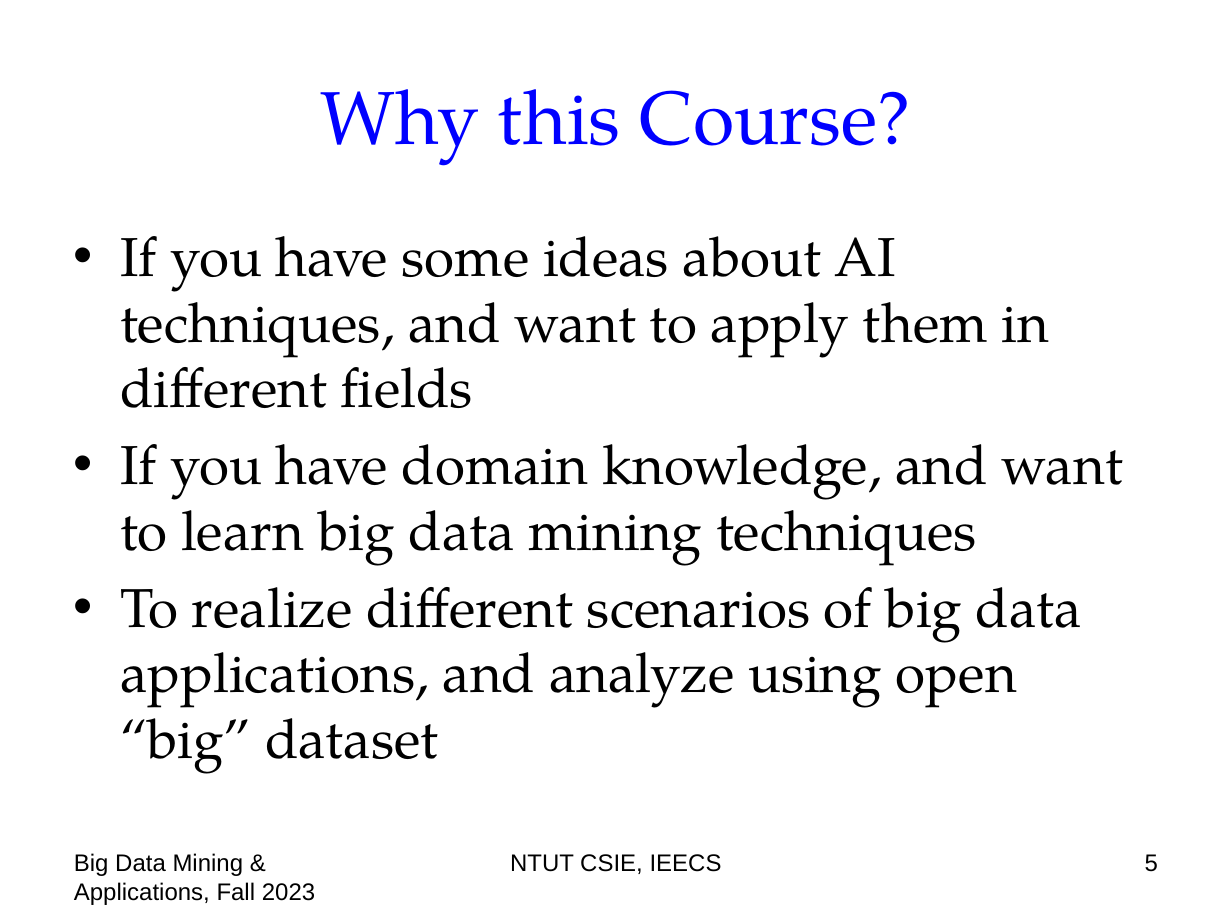
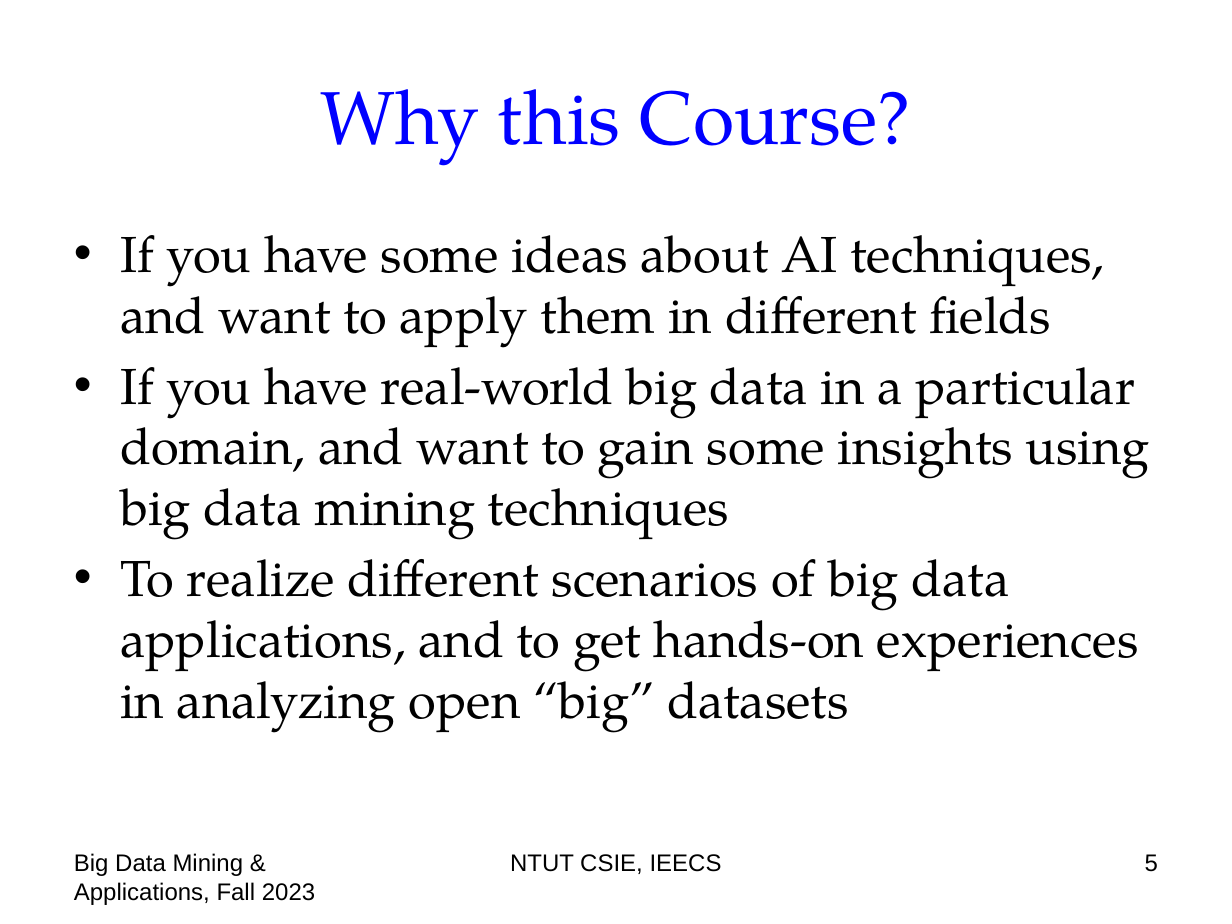
Before and after one commit to chriswjh/chriswjh.github.io, a slide deck: slide 5 of BDM/00-overview.pptx. Drawn at 1232x924 pixels with LibreOffice and Linux fonts; fonts in the diff are those of the drawing. Boxes give left, top, right and bottom in pixels: in the first picture for what was removed or moved away, otherwise in the second. Text is boxed around its words. In the diff, an @@ line names an element or a change of style, - is before the commit and + after.

```diff
--- a/BDM/00-overview.pptx
+++ b/BDM/00-overview.pptx
@@ text at (x1=120, y1=235, x2=1104, y2=348): size 32 to 29.6 pt in "If you have some ideas about AI ..." @@
@@ text at (x1=120, y1=367, x2=1150, y2=733): text changed; size 32 to 29.6 pt @@
-• If you have domain knowledge, and want to learn big data mining techniques
-• To realize different scenarios of big data applications, and analyze using open “big” dataset
+• If you have real-world big data in a particular domain, and want to gain some insights using big data mining techniques
+• To realize different scenarios of big data applications, and to get hands-on experiences in analyzing open “big” datasets
```
Also in this commit, not shown: 7 other slides changed, 1 other file.
